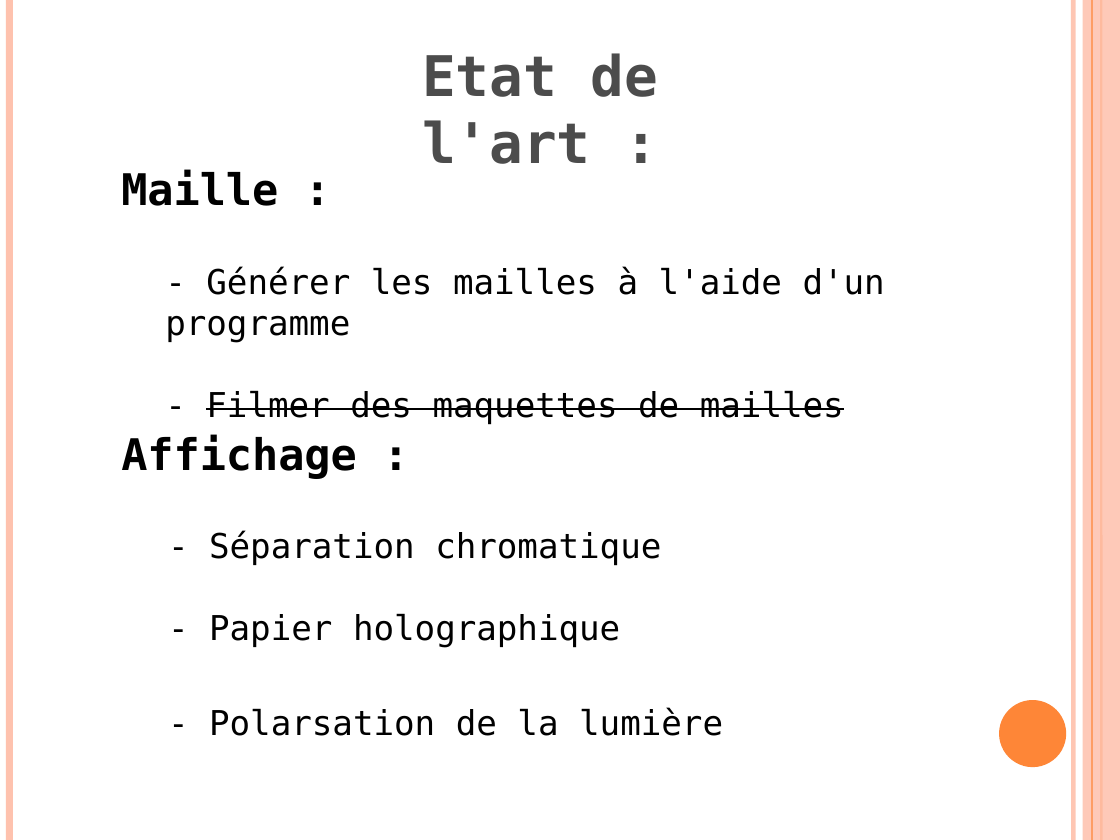
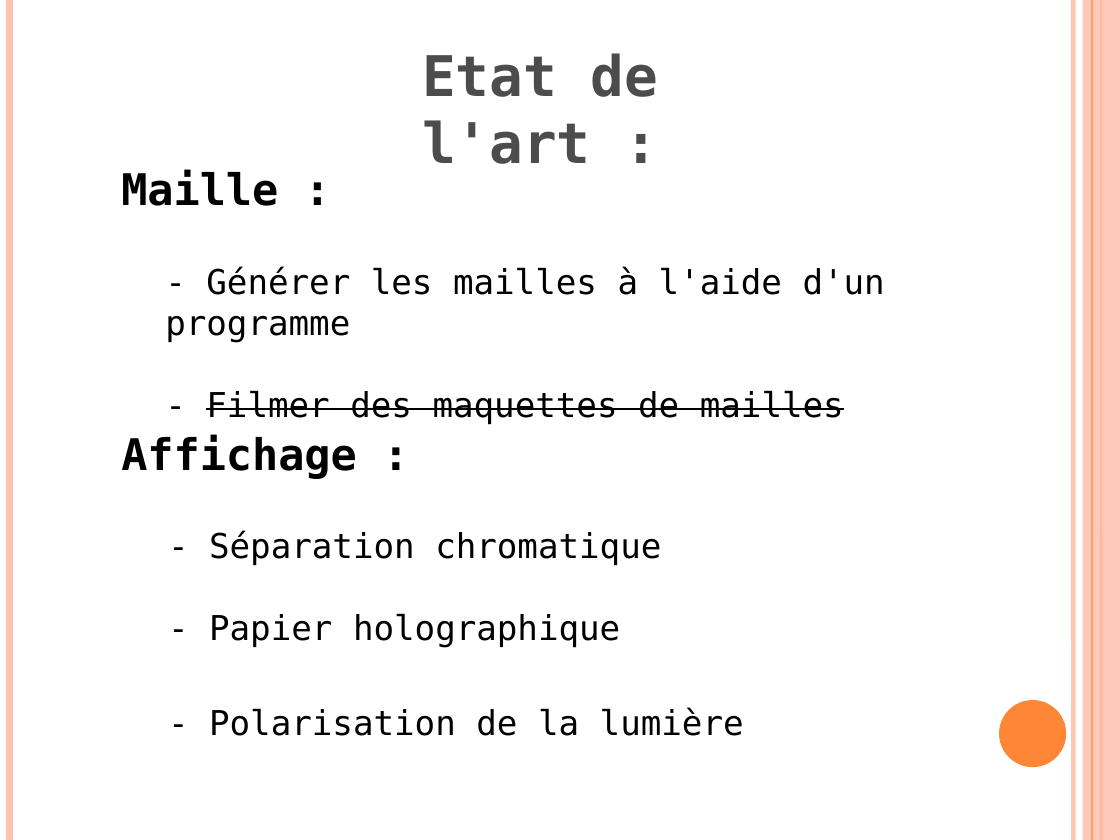
Before and after one commit to klnkg/cristallo3d, a slide deck: slide 5 of presentation finalegwen - ajout guillaume.odp. Drawn at 1120x840 pixels with LibreOffice and Linux fonts; fonts in the diff are those of the drawing. Boxes give left, top, right and bottom in pixels: in the first picture for what was removed or moved away, otherwise in the second. Text is boxed around its words. In the diff, an @@ line names an element or a change of style, - is before the commit and + after.

```diff
--- a/presentation finalegwen - ajout guillaume.odp
+++ b/presentation finalegwen - ajout guillaume.odp
@@ text at [209, 708, 744, 736]: text changed @@
-- Polarsation de la lumière
+- Polarisation de la lumière
```
Also in this commit, not shown: 2 other slides changed, 5 slides added, 3 slides removed.
